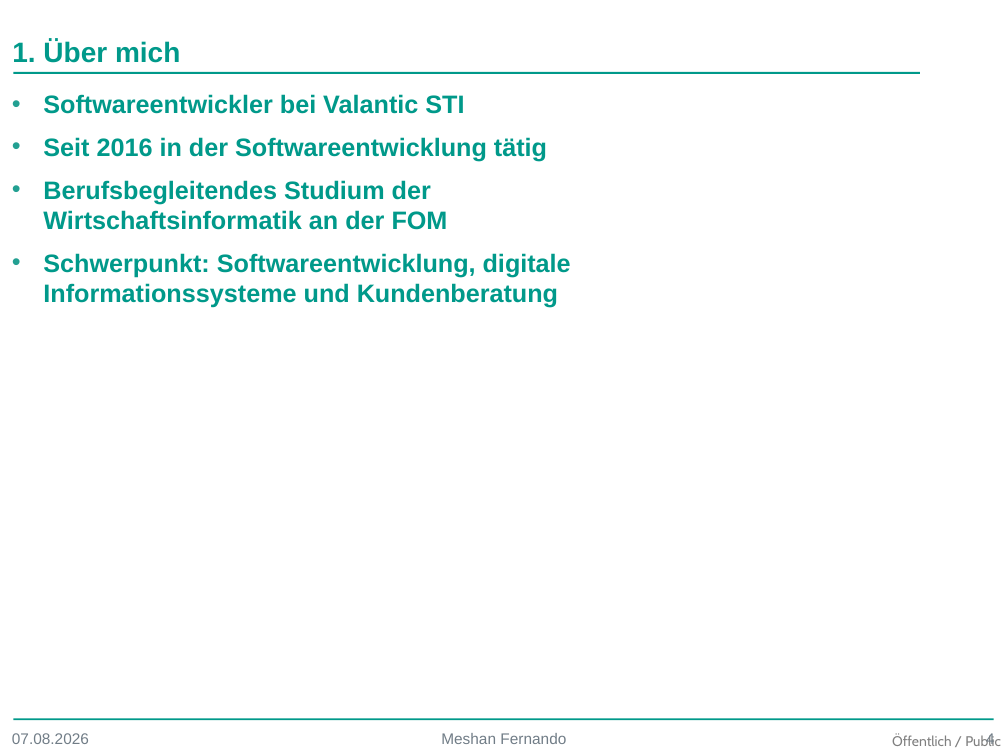
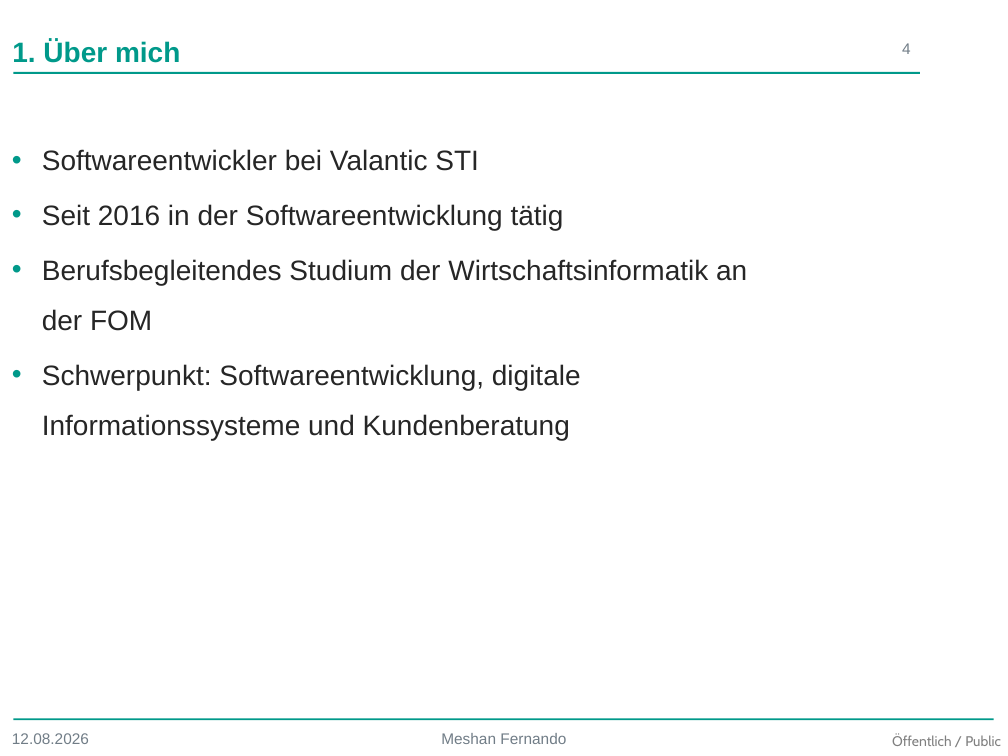
Before and after one commit to thejoker1236/BachlorsThesis, a slide deck: slide 4 of Presentation/TheoriePraxisTransfer.pptx. Drawn at 1008x756 pixels with LibreOffice and Linux fonts; fonts in the diff are those of the drawing; background and template pictures are left out. Boxes give left, top, right and bottom in pixels: in the first picture for what was removed or moved away, otherwise in the second. Text is boxed around its words. In the diff, an @@ line names an element or a change of style, - is before the commit and + after.

```diff
--- a/Presentation/TheoriePraxisTransfer.pptx
+++ b/Presentation/TheoriePraxisTransfer.pptx
@@ page number rewrapped from [986, 732, 995, 748] to [902, 43, 911, 54] @@
@@ text "Softwareentwickler bei Valantic STI" at [42, 149, 747, 440]: size 18 to 20 pt, text colour #00998A to #262626, bold off; list level 1 to 3 in "Softwareentwickler bei Valantic STI"; line spacing 1 to 1.5; bullet colour #23A092 to #00998A; list level 1 to 3 in "Seit 2016 in der Softwareentwicklung ..."; list level 1 to 3 in "Berufsbegleitendes Studium der Wirtschaftsinformatik an ..."; list level 1 to 3 in "Schwerpunkt: Softwareentwicklung, digitale Informationssyste ..." @@
@@ text at [12, 733, 89, 744]: text changed @@
-07.08.2026
+12.08.2026
```
Also in this commit, not shown: 6 other slides changed, 7 other files.
